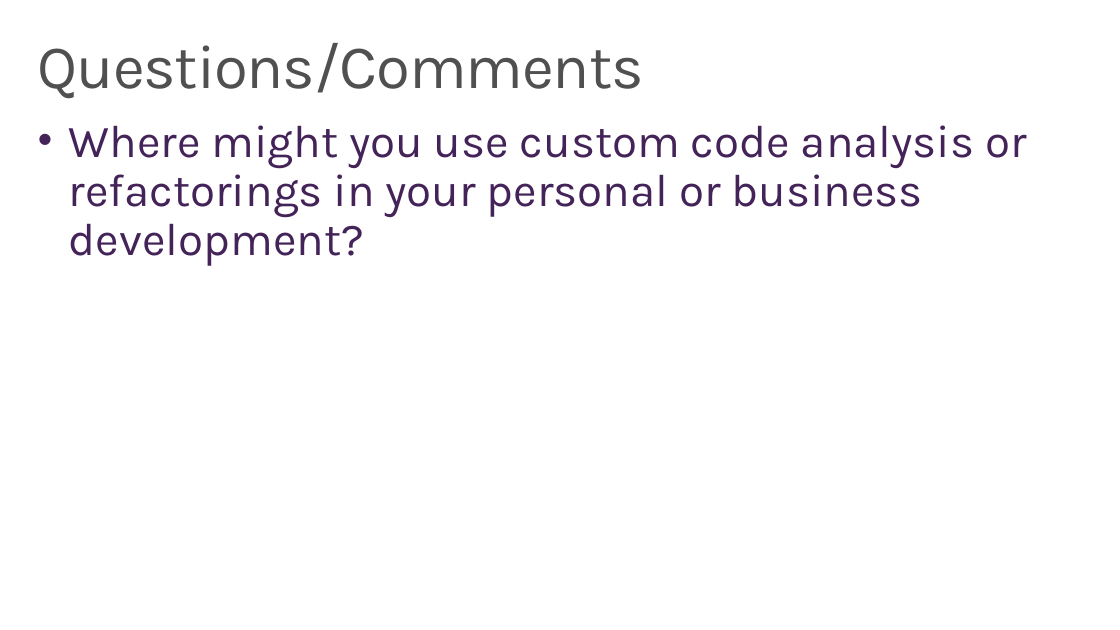
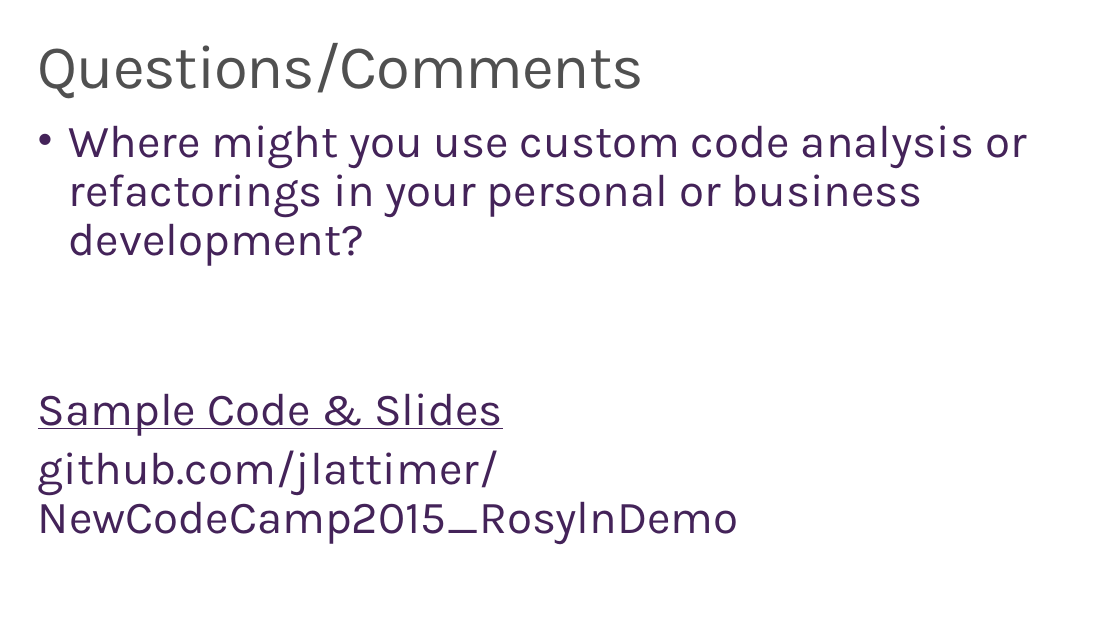
Before and after one commit to jlattimer/GoingBeyondReSharperWithRoslyn_Demo, a slide deck: slide 15 of Going Beyond ReSharper with Roslyn.pptx. Drawn at 1120x630 pixels with LibreOffice and Linux fonts; fonts in the diff are those of the drawing. Boxes give left, top, right and bottom in pixels: in the first picture for what was removed or moved away, otherwise in the second. Text is boxed around its words. In the diff, an @@ line names an element or a change of style, - is before the commit and + after.

Commit message:
Slide update

```diff
--- a/Going Beyond ReSharper with Roslyn.pptx
+++ b/Going Beyond ReSharper with Roslyn.pptx
@@ text at (38,393,739,544): paragraphs added @@
+Sample Code & Slides
+github.com/jlattimer/NewCodeCamp2015_RosylnDemo
```
